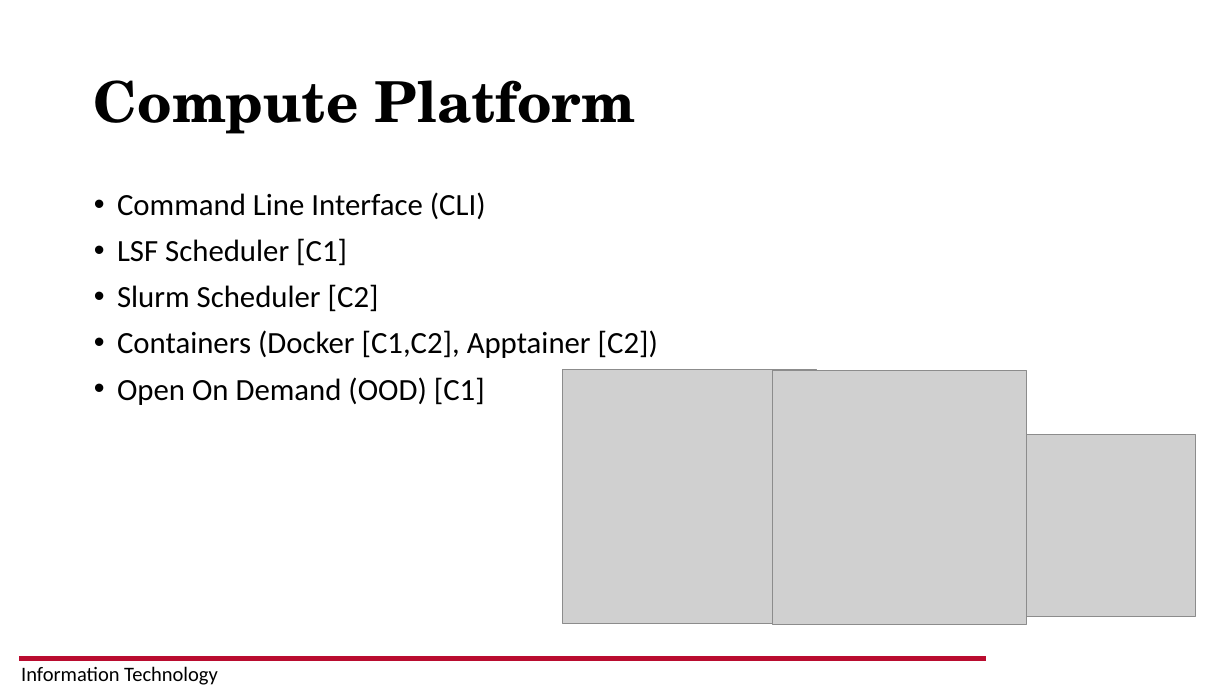
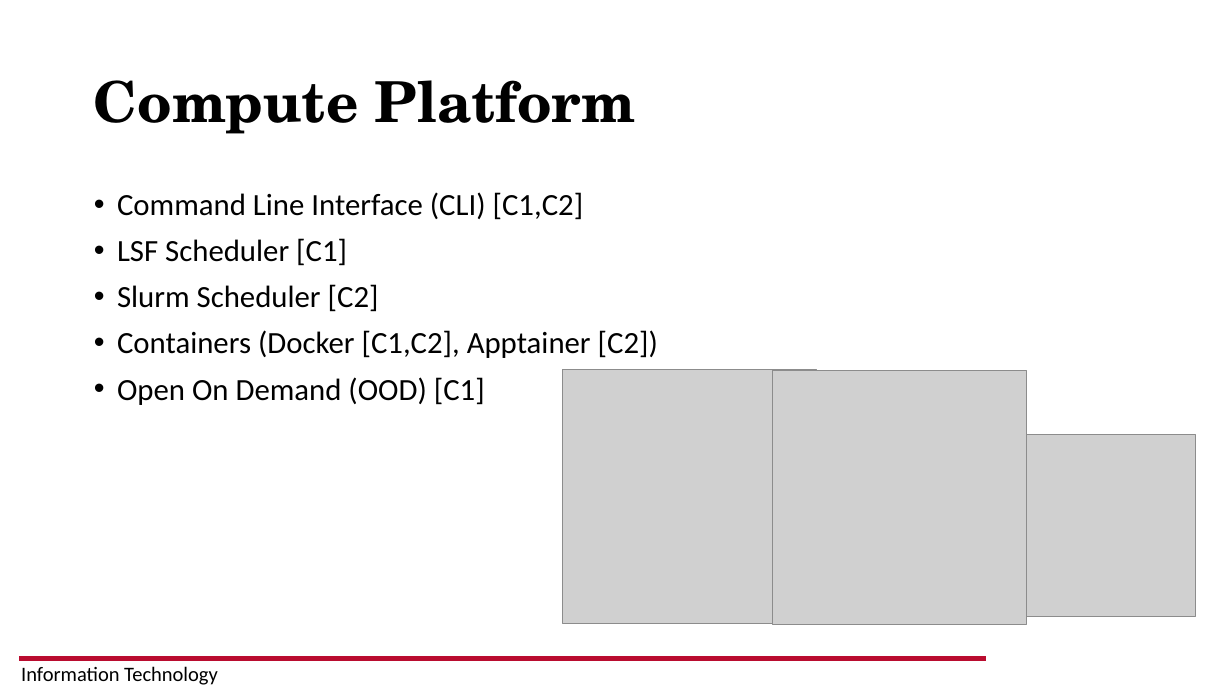
Before and after one commit to Digital-Transformation-Summer-Corps/RIS-101, a slide deck: slide 7 of DT-Summer-Corps-RIS-Intro.pptx. Drawn at 1232x693 pixels with LibreOffice and Linux fonts; fonts in the diff are those of the drawing; grey boxes stand for pictures; background and template pictures are left out. Boxes give left, top, right and bottom in pixels: in the first picture for what was removed or moved away, otherwise in the second. Text is boxed around its words. In the diff, an @@ line names an element or a change of style, - is before the commit and + after.

```diff
--- a/DT-Summer-Corps-RIS-Intro.pptx
+++ b/DT-Summer-Corps-RIS-Intro.pptx
@@ text at (x1=117, y1=192, x2=584, y2=220): text changed @@
-• Command Line Interface (CLI)
+• Command Line Interface (CLI) [C1,C2]
```
Also in this commit, not shown: 1 other slide changed.
